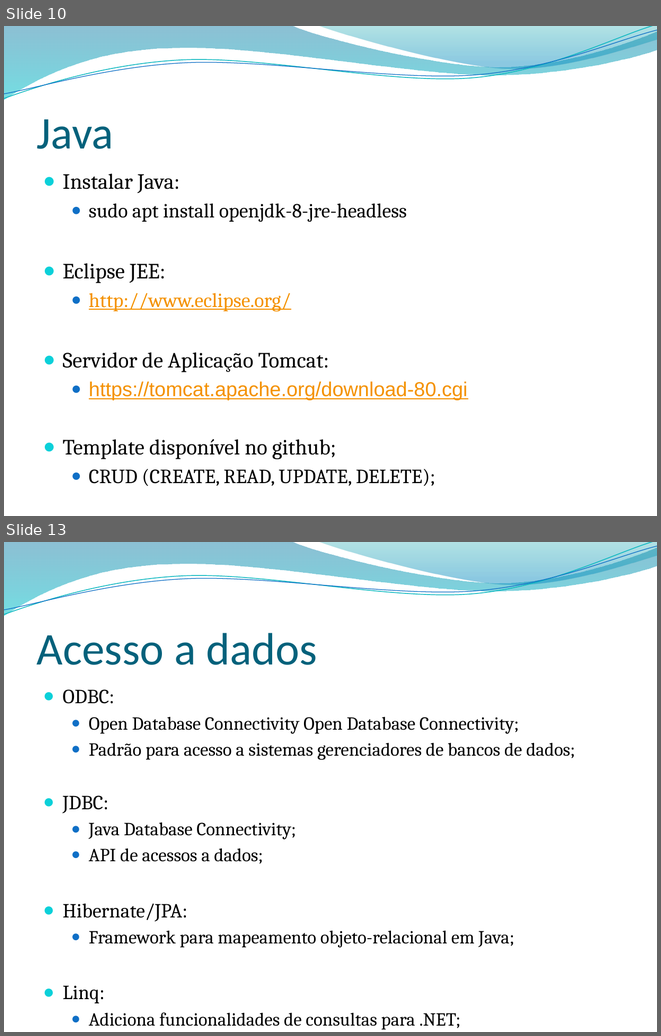
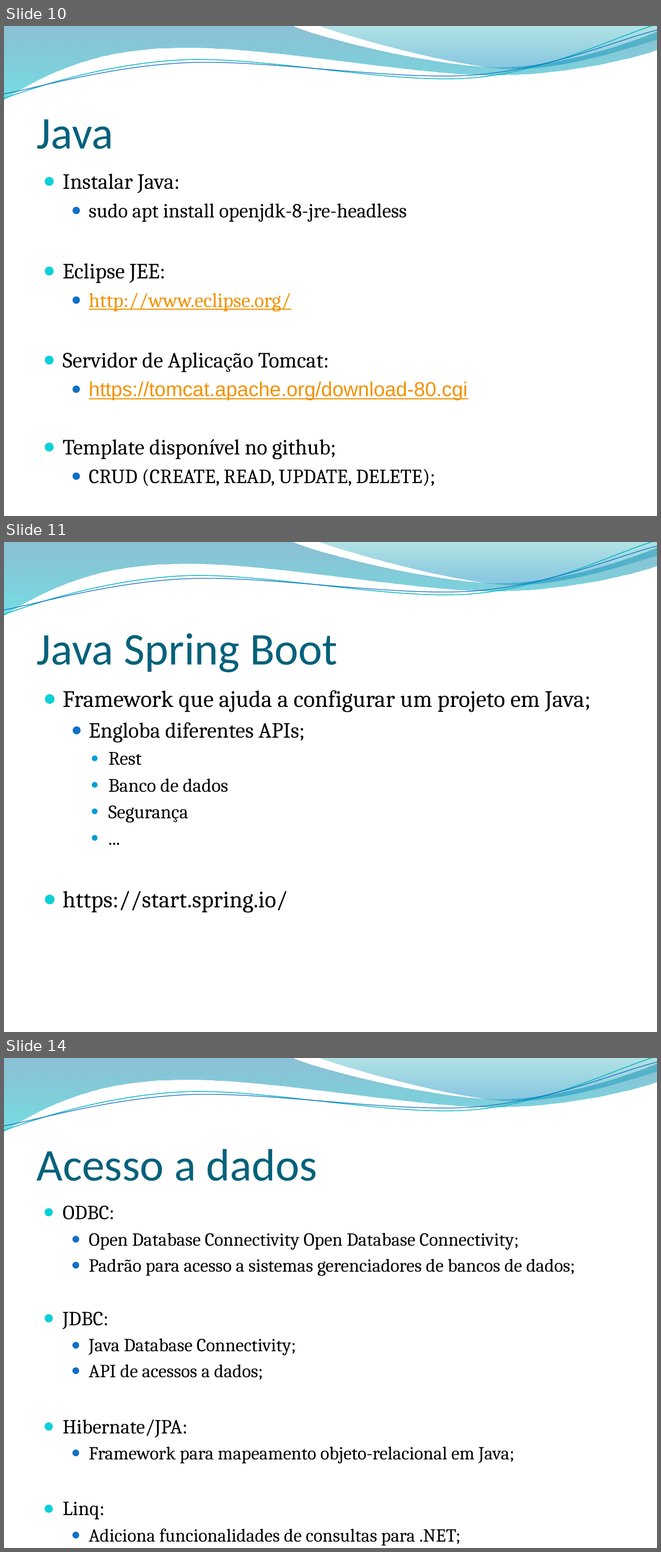
Before and after one commit to leonardopordeus/BD, a slide deck: Aula03.pptx. Shown one above the other, each under a label of ours: slides 10 and 13 before the commit, slides 10, 11 and 14 after it; the slides between them are not shown. The pictures are 661x1036 and 661x1552 pixels, drawn with LibreOffice and Linux fonts; fonts in the diff are those of the drawing; background and template pictures are left out. Boxes give left, top, right and bottom in pixels: in the first picture for what was removed or moved away, otherwise in the second. Text is boxed around its words. In the diff, an @@ line names an element or a change of style, - is before the commit and + after.

```diff
--- a/Aula03.pptx
+++ b/Aula03.pptx
@@ slide 11 added at box(4, 542, 657, 1032), background picture (left out); not listed: 4 template elements that a slide beside it also shows @@
@@ title added at box(37, 633, 337, 672), 50 pt, text #04617B @@
+Java Spring Boot
@@ text added at box(63, 690, 591, 912), 26 pt, text #000000 @@
+● Framework que ajuda a configurar um projeto em Java;
+  ● Engloba diferentes APIs;
+    ● Rest
+    ● Banco de dados
+    ● Segurança
+    ● ...
+● https://start.spring.io/
@@ what was slide 13 is now slide 14 @@
```
Also in this commit, not shown: 1 slide changed, 3 other slides added, 1 slide removed, 2 other files.
